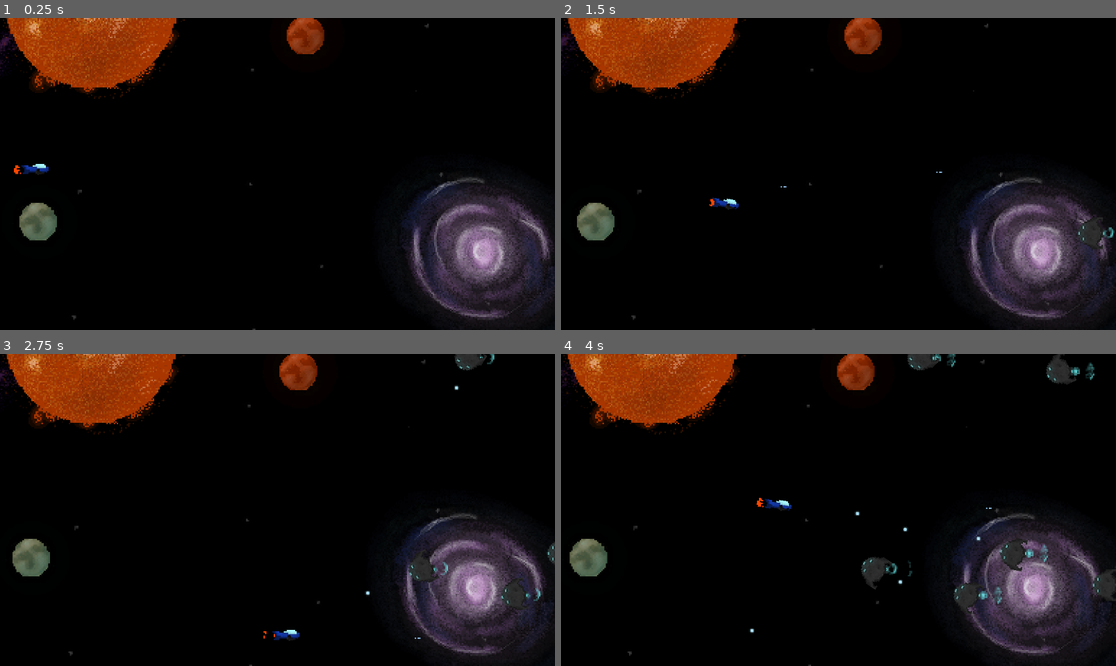
Above: before the commit, frames 1-4 (two rows, left to right).
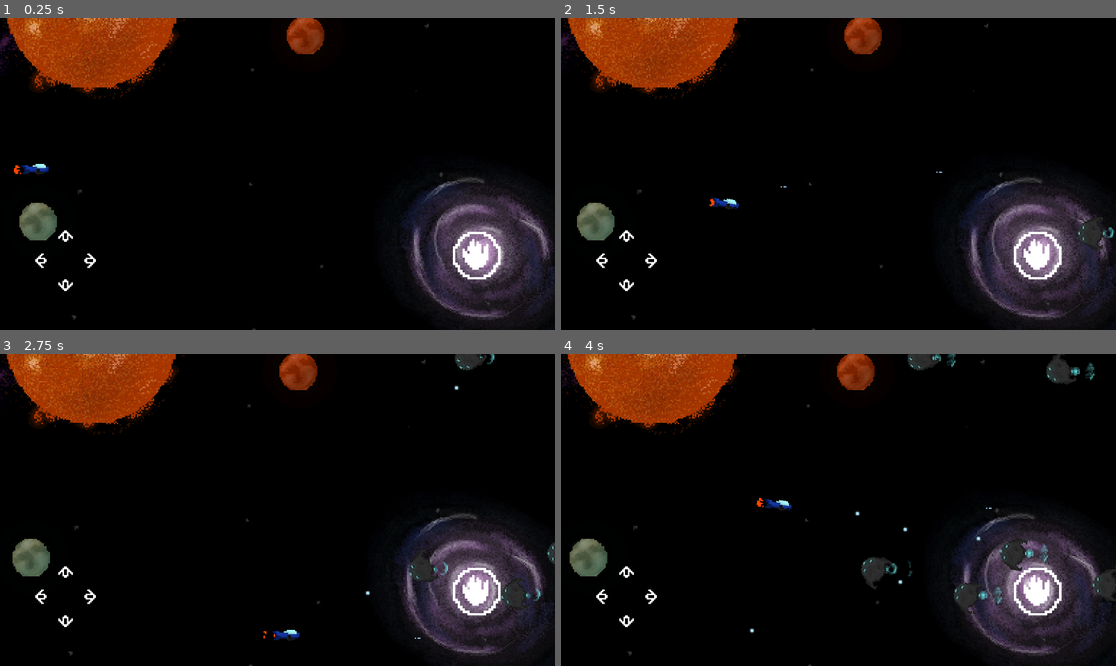
Above: after the commit, the same moments.

Repository: DumitrLeon/shot-em-up
Game: Godot game, scene res://scenes/game.tscn
Same seed, same stepped clock (60 frames per second), same inputs: the game is played once before the commit and once after it.
Inputs (mouse positions are in pixels of both pictures, inside the frame that each line leads up to):
- Up to frame 1 (0.25 s): no input
- Up to frame 2 (1.5 s): move the mouse to (960, 158) at 0.52 s; hold D (right) 0.53-1.28 s; click (960, 158) at 0.6 s; move the mouse to (727, 189) at 1.27 s; hold S (down) from 1.28 s (still down); click (727, 189) at 1.35 s
- Up to frame 3 (2.75 s): move the mouse to (333, 441) at 2.02 s; release S (down) at 2.03 s; hold D (right) from 2.03 s (still down); click (333, 441) at 2.1 s
- Up to frame 4 (4 s): move the mouse to (810, 572) at 2.77 s; release D (right) at 2.78 s; hold W (up) 2.78-3.53 s; click (810, 572) at 2.85 s; move the mouse to (1005, 556) at 3.52 s; hold A (left) from 3.53 s (still down); click (1005, 556) at 3.6 s

The runs differ from the first frame. In frame 1, 0.8% of the frame differs, in the area x 6-91%, y 67-88%; in frame 2, 0.8%; in frame 3, 0.8%; in frame 4, 0.8%.

Commit message:
Playable_on_site (+ mobile)

Diff:
--- a/project.godot
+++ b/project.godot
@@ -57,6 +57,11 @@
 ]
 }
 
+[input_devices]
+
+pointing/emulate_touch_from_mouse=true
+pointing/emulate_mouse_from_touch=false
+
 [layer_names]
 
 2d_physics/layer_1="Player"
--- a/scenes/game.tscn
+++ b/scenes/game.tscn
@@ -6,6 +6,17 @@
 [ext_resource type="Script" uid="uid://cbvwcsxrht36v" path="res://scripts/UI/ui_manager.gd" id="3_lnu2h"]
 [ext_resource type="Texture2D" uid="uid://dnursbn6qsud3" path="res://assets/themes/them_1/Sun.png" id="3_p57ef"]
 [ext_resource type="Texture2D" uid="uid://cgejlbdmd635r" path="res://assets/themes/them_1/Planets.png" id="3_u5sy4"]
+[ext_resource type="Texture2D" uid="uid://cxke8c7lrr7tp" path="res://assets/Mobile/MobileControls_0001.png" id="7_kvpfn"]
+[ext_resource type="Texture2D" uid="uid://yb2ejrqpfwp4" path="res://assets/Mobile/MobileControls_0002.png" id="8_dinhu"]
+[ext_resource type="Texture2D" uid="uid://btpag03vddk2h" path="res://assets/Mobile/MobileControls_0003.png" id="9_kvuet"]
+[ext_resource type="Texture2D" uid="uid://tadd5m037xyl" path="res://assets/Mobile/MobileControls_0004.png" id="10_trtic"]
+[ext_resource type="Texture2D" uid="uid://df34632tx8n8" path="res://assets/Mobile/MobileControls_0005.png" id="11_ir15t"]
+
+[sub_resource type="CircleShape2D" id="CircleShape2D_kvpfn"]
+radius = 5.0
+
+[sub_resource type="CircleShape2D" id="CircleShape2D_trtic"]
+radius = 4.0
 
 [node name="Game" type="Node2D"]
 script = ExtResource("1_lnu2h")
@@ -63,3 +74,43 @@
 offset_right = 360.0
 offset_bottom = 112.00001
 script = ExtResource("3_lnu2h")
+
+[node name="CanvasLayer" type="CanvasLayer" parent="UI_manager"]
+scale = Vector2(3, 3)
+transform = Transform2D(3, 0, 0, 3, 0, 0)
+
+[node name="up" type="TouchScreenButton" parent="UI_manager/CanvasLayer"]
+position = Vector2(13.333334, 120)
+texture_normal = ExtResource("7_kvpfn")
+shape = SubResource("CircleShape2D_kvpfn")
+passby_press = true
+action = "up"
+
+[node name="right" type="TouchScreenButton" parent="UI_manager/CanvasLayer"]
+position = Vector2(29.333334, 136)
+texture_normal = ExtResource("8_dinhu")
+shape = SubResource("CircleShape2D_kvpfn")
+passby_press = true
+action = "right"
+
+[node name="left" type="TouchScreenButton" parent="UI_manager/CanvasLayer"]
+position = Vector2(-2.666666, 136)
+texture_normal = ExtResource("9_kvuet")
+shape = SubResource("CircleShape2D_kvpfn")
+passby_press = true
+action = "left"
+
+[node name="down" type="TouchScreenButton" parent="UI_manager/CanvasLayer"]
+position = Vector2(13.333334, 152)
+texture_normal = ExtResource("10_trtic")
+shape = SubResource("CircleShape2D_kvpfn")
+passby_press = true
+action = "down"
+
+[node name="shoot" type="TouchScreenButton" parent="UI_manager/CanvasLayer"]
+position = Vector2(277.33334, 112)
+scale = Vector2(1.64, 1.64)
+texture_normal = ExtResource("11_ir15t")
+shape = SubResource("CircleShape2D_trtic")
+passby_press = true
+action = "shoot"
Binary file added: RogueLIKE SHMUP.apple-touch-icon.png
Binary file added: RogueLIKE SHMUP.icon.png
Binary file added: RogueLIKE SHMUP.png
Binary file added: assets/Mobile/MobileControls_0001.png
Not shown, added: assets/Mobile/MobileControls_0001.png.import
Binary file added: assets/Mobile/MobileControls_0002.png
Not shown, added: assets/Mobile/MobileControls_0002.png.import
Binary file added: assets/Mobile/MobileControls_0003.png
Not shown, added: assets/Mobile/MobileControls_0003.png.import
Binary file added: assets/Mobile/MobileControls_0004.png
Not shown, added: assets/Mobile/MobileControls_0004.png.import
Binary file added: assets/Mobile/MobileControls_0005.png
(and 9 more such lines)
